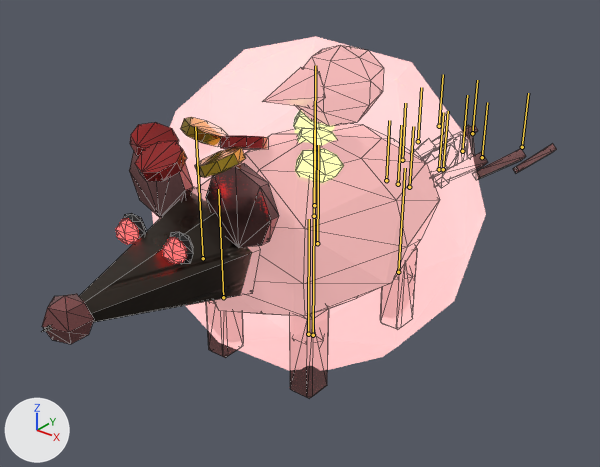
Before and after pictures for a commit that changed the glTF model public/creatures/ratking.glb.
One viewpoint serves both versions: a 50 mm lens placed at (1.82, -2.37, 1.92), pointed at (-0.12, 0.06, 0.42). Every picture has the same lights, and +X, +Y and +Z are marked at lower left. The picture after the commit comes second. Both versions are drawn at frame 11 of the action 'attack'; the numbers are the values there. The bones that change, and the others that lie on the model, are drawn over the model as lines. Mesh edges are drawn as thin lines.

In view in the first picture: 'ratking_body', 'ratking_glow0', 'ratking_glow1'.
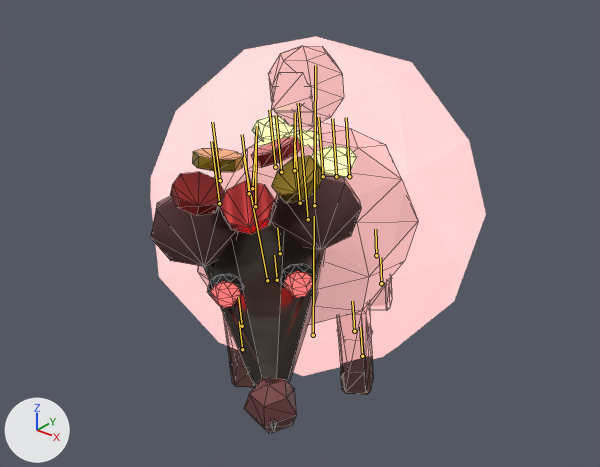
What the commit changed:
Bone 'body' (bone_body) moves from (0.0, 0.0, 0.0) to (0.0, 0.0, 0.04).
Bone 'body' (bone_body) turns from (0, 0, 0) to (2, 26, 5) degrees about its own x, y and z.
Bone 'head' (bone_head) turns from (0, 0, 0) to (13, 14, 3) degrees about its own x, y and z.
Bone 'tail_0' (bone_tail_0) turns from (0, 5, 0) to (0, 52, 0) degrees about its own x, y and z.
Bone 'tail_1' (bone_tail_1) turns from (0, -2, 0) to (0, 62, 0) degrees about its own x, y and z.
Bone 'tail_2' (bone_tail_2) turns from (0, -8, 0) to (0, 70, 0) degrees about its own x, y and z.
Bone 'tail_3' (bone_tail_3) turns from (0, -12, 0) to (0, 75, 0) degrees about its own x, y and z.
Bone 'tail_4' (bone_tail_4) turns from (0, -11, 0) to (0, 79, 0) degrees about its own x, y and z.
Bone 'tail_5' (bone_tail_5) turns from (0, -7, 0) to (0, 83, 0) degrees about its own x, y and z.
Bone 'tail_6' (bone_tail_6) turns from (0, 0, 0) to (0, 86, 0) degrees about its own x, y and z.
Bone 'tail_7' (bone_tail_7) turns from (0, 7, 0) to (0, 90, 0) degrees about its own x, y and z.
Bone 'tail_8' (bone_tail_8) turns from (0, 11, 0) to (45, 88, 45) degrees about its own x, y and z.
Bone 'tail_9' (bone_tail_9) turns from (0, 12, 0) to (21, 74, 20) degrees about its own x, y and z.
Bone 'tail_10' (bone_tail_10) turns from (0, 8, 0) to (15, 45, 10) degrees about its own x, y and z.
Bone 'tail_11' (bone_tail_11) turns from (0, 2, 0) to (13, 3, 0) degrees about its own x, y and z.

Where the change shows, as pixel boxes (x1, y1, x2, y2) in the pictures (600 x 467 px):
'ratking_body', posed (48% narrower, 10% taller)
    before: (42, 45, 557, 398)
    after: (151, 46, 418, 434)
'ratking_glow0', posed (108% wider, 15% shorter)
    before: (294, 110, 344, 182)
    after: (252, 116, 357, 177)
'ratking_glow1', posed (45% wider, 17% shorter)
    before: (116, 219, 186, 264)
    after: (211, 271, 313, 308)
bone 'body', root to tip
    before: (314, 216) to (315, 101)
    after: (308, 219) to (298, 103)
bone 'head', root to tip
    before: (203, 258) to (195, 126)
    after: (267, 280) to (243, 157)
bone 'tail_0', root to tip
    before: (386, 180) to (389, 120)
    after: (323, 176) to (318, 117)
bone 'tail_1', root to tip
    before: (402, 160) to (405, 103)
    after: (275, 167) to (269, 110)
bone 'tail_2', root to tip
    before: (418, 141) to (421, 87)
    after: (220, 180) to (212, 122)
bone 'tail_3', root to tip
    before: (439, 126) to (443, 74)
    after: (219, 203) to (211, 141)
bone 'tail_4', root to tip
    before: (398, 184) to (401, 125)
    after: (336, 176) to (332, 118)
bone 'tail_5', root to tip
    before: (439, 169) to (443, 112)
    after: (281, 172) to (276, 115)
bone 'tail_6', root to tip
    before: (482, 157) to (487, 102)
    after: (249, 193) to (242, 134)
bone 'tail_7', root to tip
    before: (522, 147) to (528, 93)
    after: (300, 203) to (294, 141)
bone 'tail_8', root to tip
    before: (409, 187) to (413, 126)
    after: (349, 176) to (346, 117)
bone 'tail_9', root to tip
    before: (443, 169) to (448, 111)
    after: (294, 170) to (295, 113)
bone 'tail_10', root to tip
    before: (462, 151) to (467, 95)
    after: (252, 188) to (257, 126)
bone 'tail_11', root to tip
    before: (472, 133) to (477, 80)
    after: (255, 206) to (256, 138)
